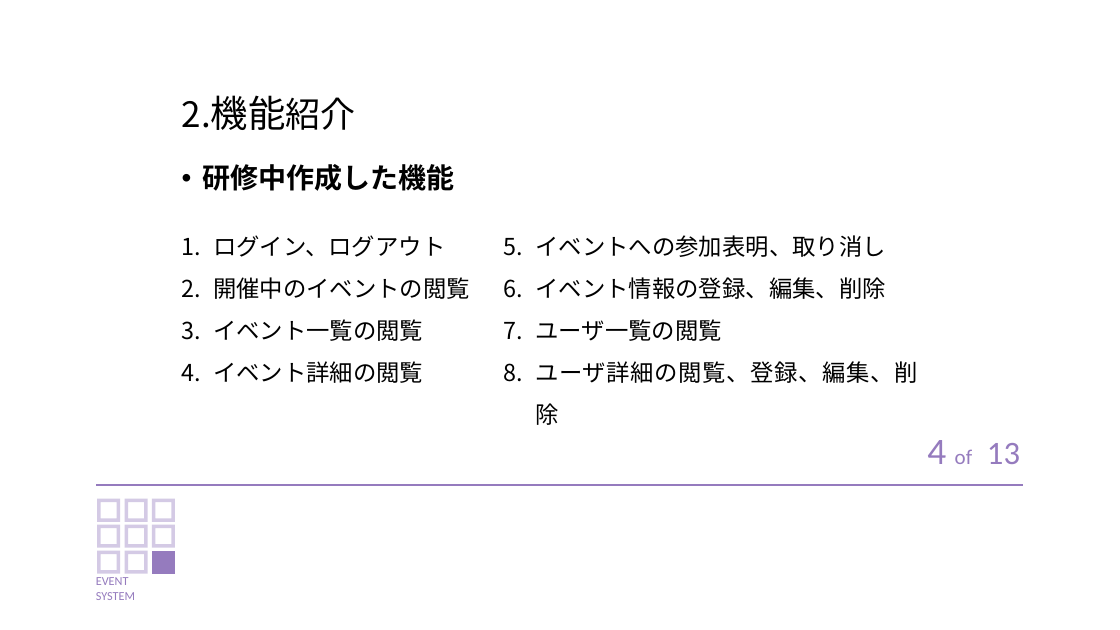
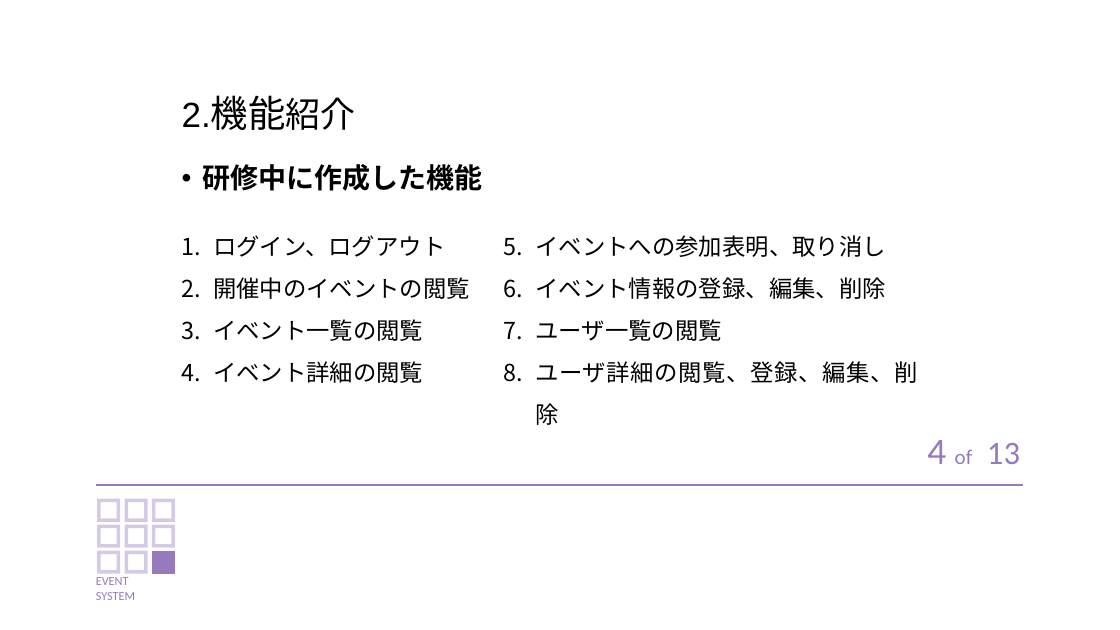
Before and after one commit to amemiyakr/EventSystemOfGD, a slide deck: slide 4 of イベントシステム文書/5.Event System(発表用).pptx. Drawn at 1120x630 pixels with LibreOffice and Linux fonts; fonts in the diff are those of the drawing. Boxes give left, top, right and bottom in pixels: in the first picture for what was removed or moved away, otherwise in the second. Text is boxed around its words. In the diff, an @@ line names an element or a change of style, - is before the commit and + after.

Commit message:
upload fontBomb and edit PPT

```diff
--- a/イベントシステム文書/5.Event System(発表用).pptx
+++ b/イベントシステム文書/5.Event System(発表用).pptx
@@ title "2.機能紹介" at [182,95,356,130]: font Noto Sans CJK JP to Arial @@
@@ text at [203,164,483,191]: text changed; font Noto Sans CJK JP to Arial @@
-• 研修中作成した機能
+• 研修中に作成した機能
```
Also in this commit, not shown: 13 other slides changed, 3 other files.
